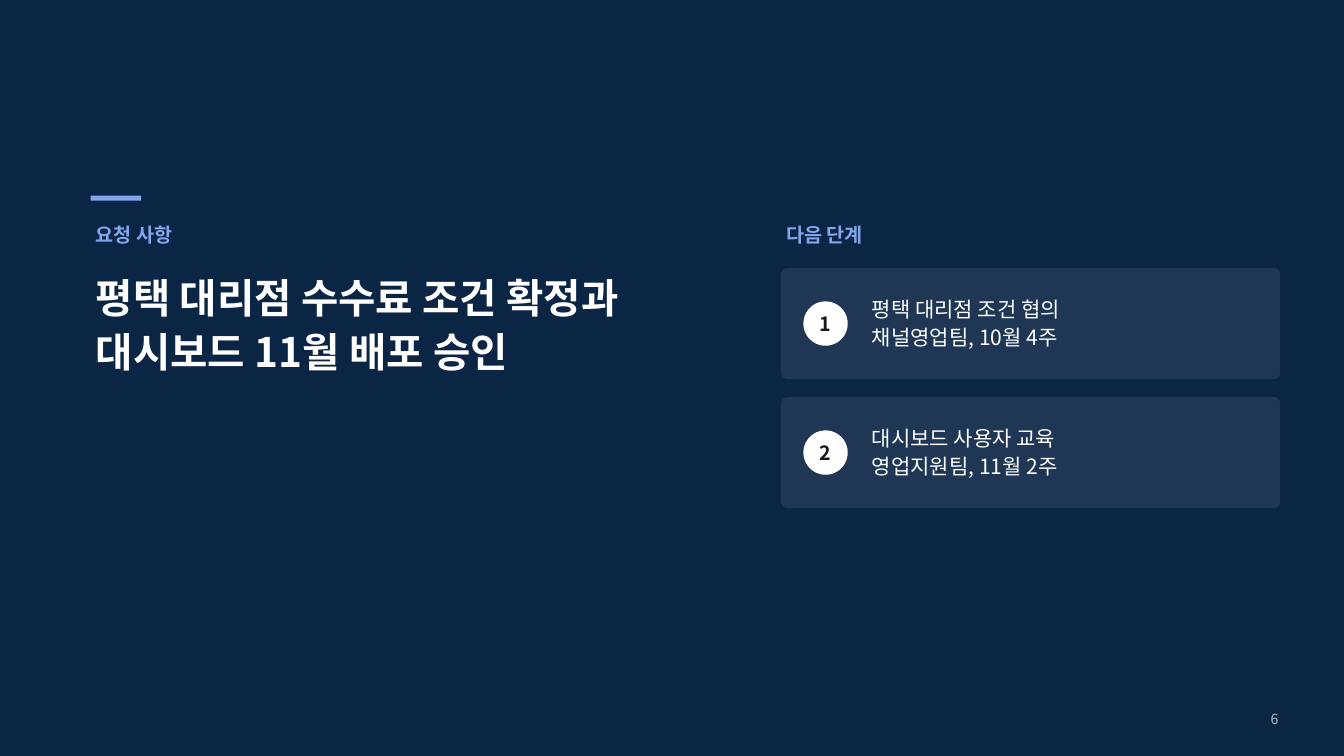
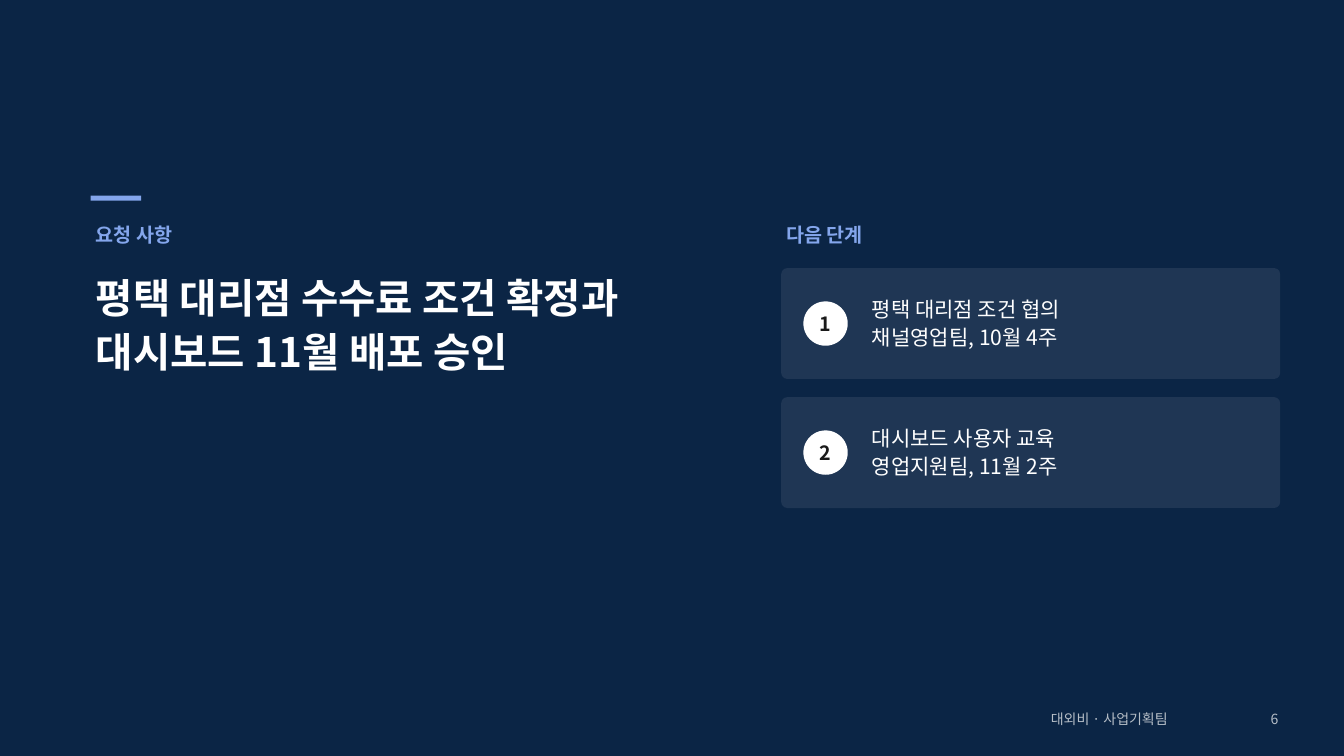
Before and after one commit to coindesktop/Awesome-PPT-SKILL, a slide deck: slide 6 of examples/quarterly-review/deck.pptx. Drawn at 1344x756 pixels with LibreOffice and Linux fonts; fonts in the diff are those of the drawing. Boxes give left, top, right and bottom in pixels: in the first picture for what was removed or moved away, otherwise in the second. Text is boxed around its words. In the diff, an @@ line names an element or a change of style, - is before the commit and + after.

```diff
--- a/examples/quarterly-review/deck.pptx
+++ b/examples/quarterly-review/deck.pptx
@@ text added at <box>1051,712,1167,725</box>, 10 pt, text #B6BEC7 @@
+대외비 · 사업기획팀
```
Also in this commit, not shown: 2 other slides changed, 6 other files.
